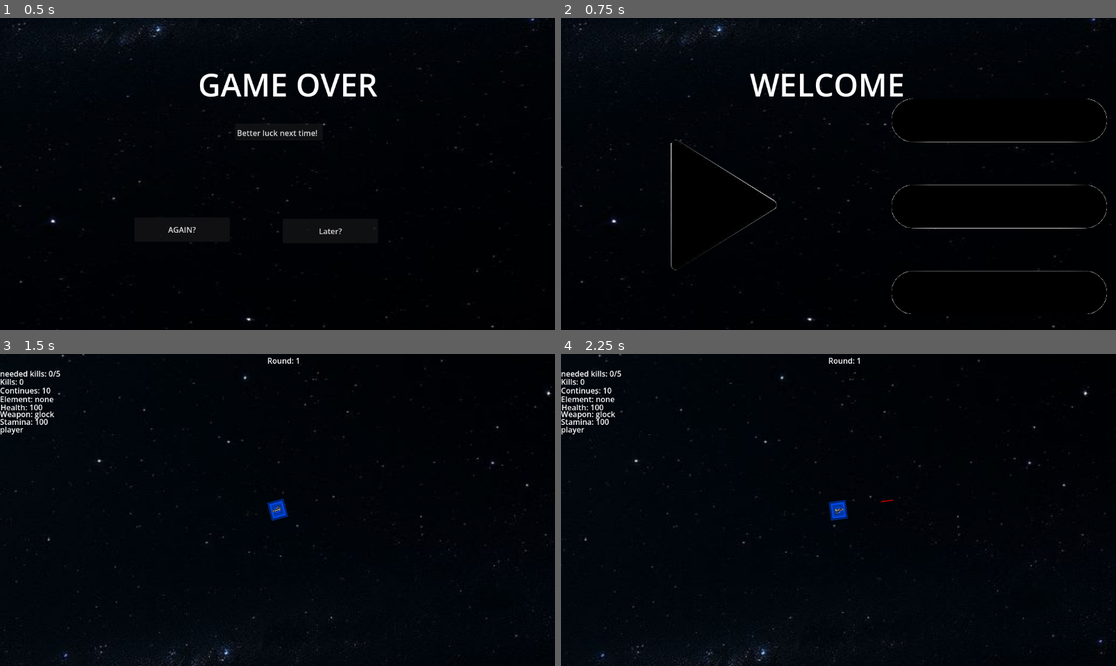
Above: before the commit, frames 1-4 (two rows, left to right).
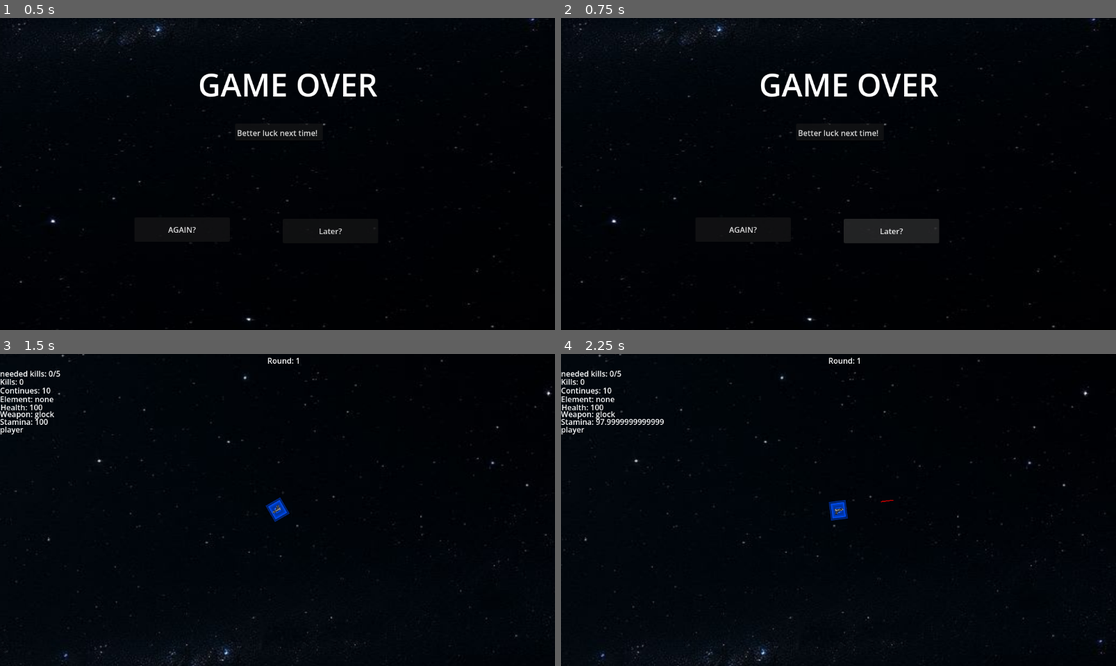
Above: after the commit, the same moments.

Repository: dreaemporer-sketch/menestrate
Game: Godot game, scene res://scenes/end_game.tscn
The game is run twice, just before and just after one commit, with the same random seed, the same clock (stepped at 60 frames per second) and the same inputs. This scene is started directly instead of the project's main scene.
Inputs (mouse positions are in pixels of both pictures, inside the frame that each line leads up to; where the layout moved, square brackets give the same spot in the first picture):
- Up to frame 1 (0.5 s): no input
- Up to frame 2 (0.75 s): click "Later?" at 0.5 s
- Up to frame 3 (1.5 s): click (183, 566) [160, 541] at 1.25 s
- Up to frame 4 (2.25 s): tap Enter at 2 s; move the mouse to (960, 494) at 2.02 s; press the mouse at (960, 494) at 2.03 s; hold D (move_right) from 2.03 s (still down)

Frame 1 is identical in both runs. In frame 2, 3.7% of the frame differs, in the area x 19-99%, y 17-95%; in frame 3, 0.1%; in frame 4, 0.2%.
Error after the commit: Invalid assignment of property or key 'current_round' with value of type 'int' on a base object of type 'Node (global.gd)'. (res://scripts/eng_game.gd:12)

Commit message:
continue
i am trying to make the stamina work as it is part of the character.

Diff:
--- a/scripts/constant.gd
+++ b/scripts/constant.gd
@@ -38,6 +38,8 @@
 const PLAYER_SPEED = 250
 const CONTINUE_SPEED_LOSS = 10
 const CONTINUE_FIRE_RATE_INCREASE = 0.05
+const STAMINA_DRAIN = 10
+const STAMINA_RECOVERY = 15
 
 # Enemy
 const DAMAGE_INTERVAL = 3.0
--- a/scripts/eng_game.gd
+++ b/scripts/eng_game.gd
@@ -9,4 +9,5 @@
 
 func _on_button_pressed() -> void:
 	if starting_scene:
+		Global.current_round = 1
 		get_tree().change_scene_to_packed(starting_scene)
--- a/scripts/player.gd
+++ b/scripts/player.gd
@@ -78,6 +78,9 @@
 var health = Constant.STARTING_HEALTH
 var stamina = Constant.STARTING_STAMINA
 var continues_left = Constant.STARTING_CONTINUES
+var stamina_drain = Constant.STAMINA_DRAIN
+var stamina_recovery = Constant.STAMINA_RECOVERY
+var can_shoot = true
 var kills = 0
 # WEAPON
 var current_weapon = Constant.WEAPON_GLOCK
@@ -163,7 +166,19 @@
 	velocity = direction * speed
 
 	move_and_slide()
-
+#==================
+#stamina
+#==================
+	if direction.length() >0:
+		stamina -= stamina_drain*delta
+		if stamina <=0:
+			stamina = 0
+			can_shoot = false
+	else:
+		stamina +=stamina_recovery * delta
+		if stamina >= Constant.STARTING_STAMINA:
+			stamina = Constant.STARTING_STAMINA
+			can_shoot = true
 	# LOOK AT MOUSE
 
 	look_at(get_global_mouse_position())
@@ -179,11 +194,8 @@
 	# =====================
 
 	if Input.is_action_pressed("shoot"):
-
-		if shoot_timer <= 0:
-
+		if can_shoot and shoot_timer <= 0:
 			shoot()
-
 			shoot_timer = fire_rate
 
 	# =====================
